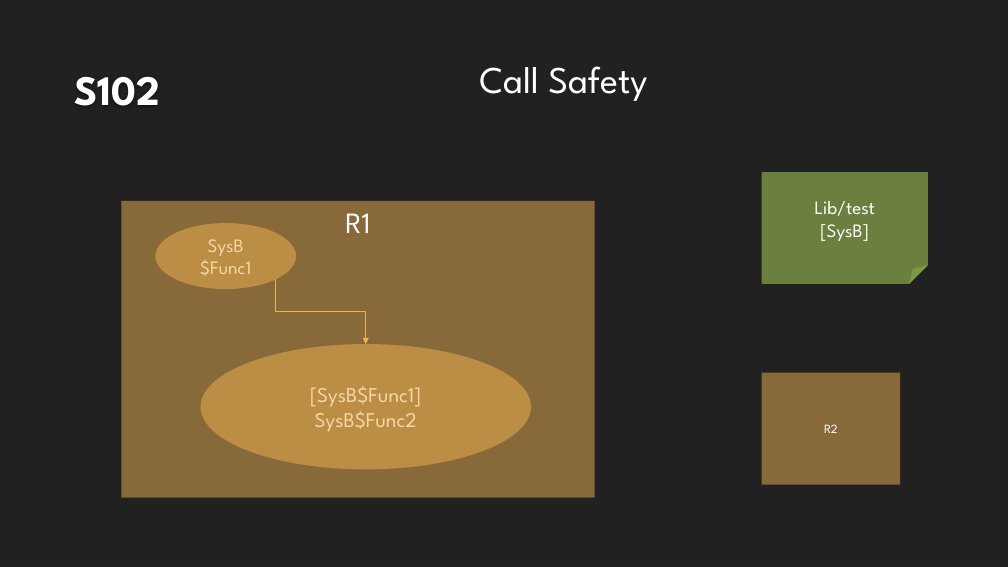
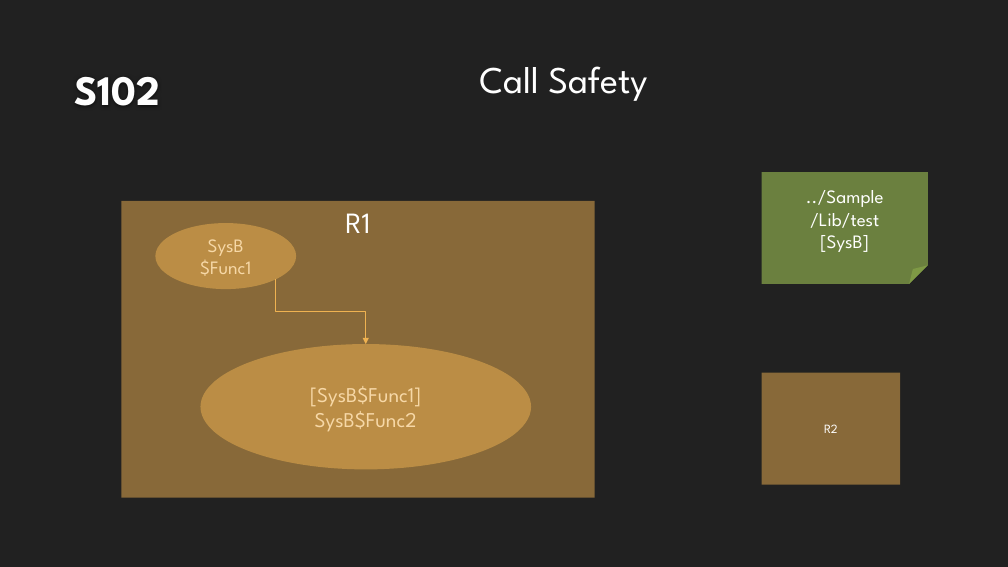
Before and after one commit to DualsoftDev/ds, a slide deck: slide 3 of DsDotNet/src/UnitTest/UnitTest.Engine/ImportOffice/ppt/T8_Safety.pptx. Drawn at 1008x567 pixels with LibreOffice and Linux fonts; fonts in the diff are those of the drawing; background and template pictures are left out. Boxes give left, top, right and bottom in pixels: in the first picture for what was removed or moved away, otherwise in the second. Text is boxed around its words. In the diff, an @@ line names an element or a change of style, - is before the commit and + after.

```diff
--- a/DsDotNet/src/UnitTest/UnitTest.Engine/ImportOffice/ppt/T8_Safety.pptx
+++ b/DsDotNet/src/UnitTest/UnitTest.Engine/ImportOffice/ppt/T8_Safety.pptx
@@ text in folded corner at (806, 190, 884, 228): text changed @@
-Lib/test
+../Sample
+/Lib/test
```
Also in this commit, not shown: 55 other files.
